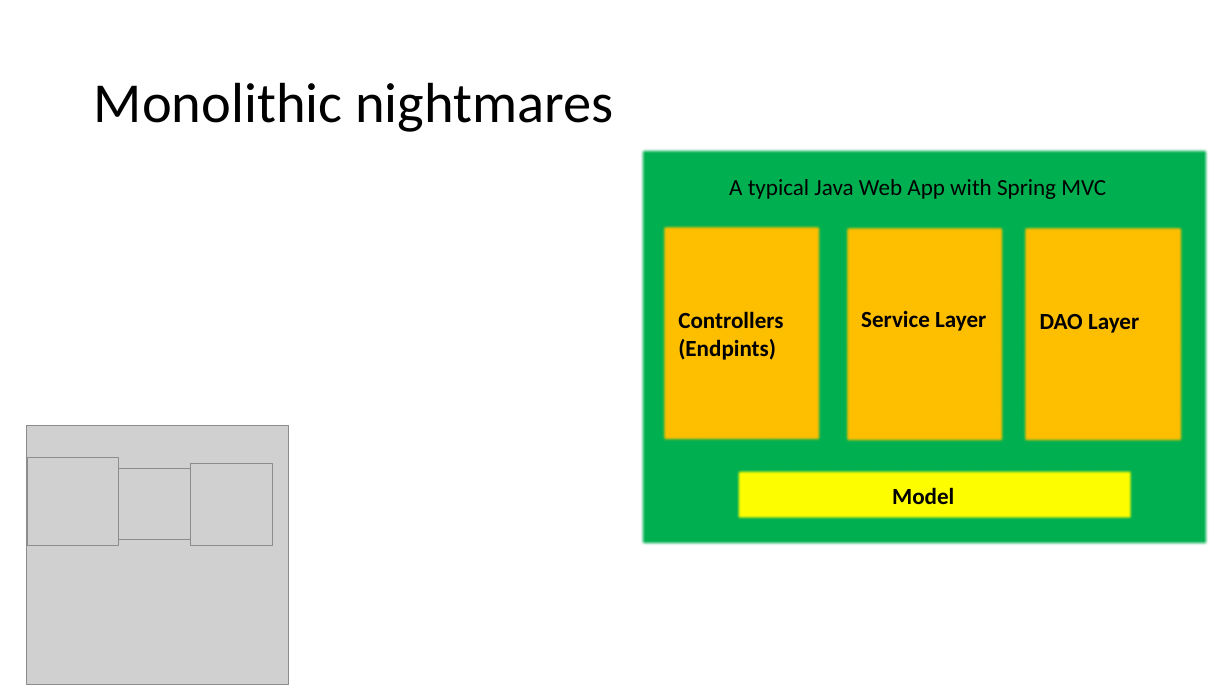
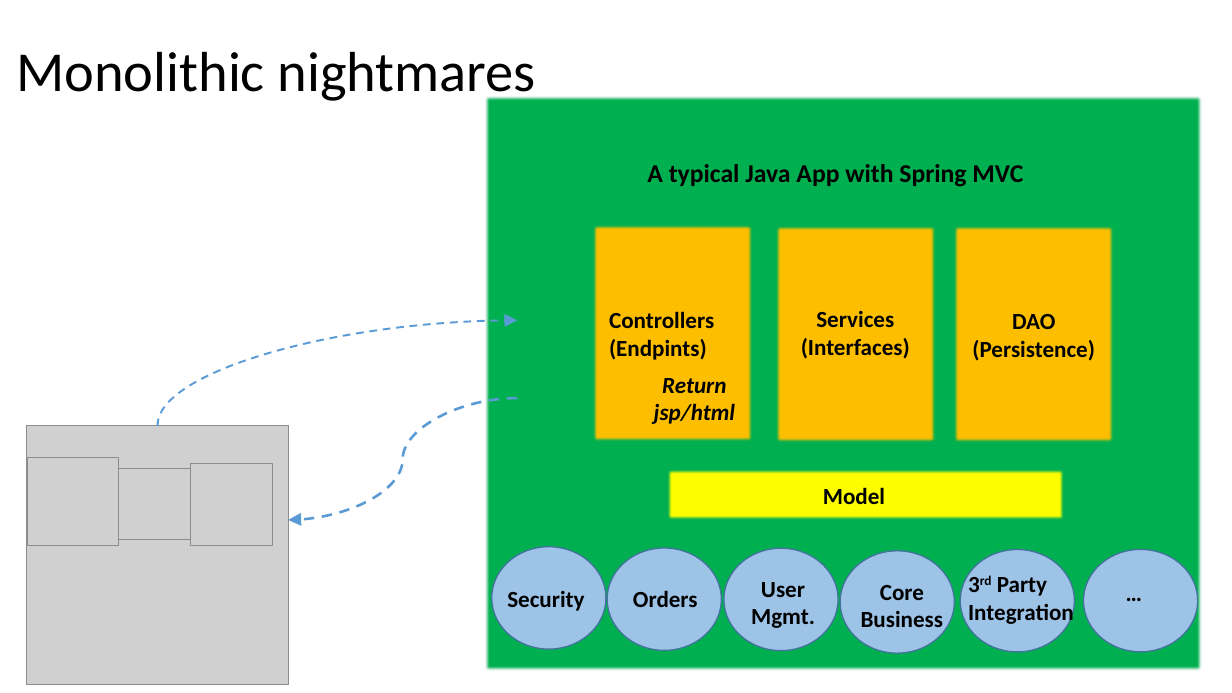
Before and after one commit to batchu/spring-boot-ujug, a slide deck: slide 12 of Spring Boot.pptx (slide 11 before the commit). Drawn at 1232x693 pixels with LibreOffice and Linux fonts; fonts in the diff are those of the drawing; grey boxes stand for pictures. Boxes give left, top, right and bottom in pixels: in the first picture for what was removed or moved away, otherwise in the second. Text is boxed around its words. In the diff, an @@ line names an element or a change of style, - is before the commit and + after.

```diff
--- a/Spring Boot.pptx
+++ b/Spring Boot.pptx
@@ title "Monolithic nightmares" rewrapped from (94, 82, 613, 132) to (16, 51, 536, 105) @@
@@ rectangle: place and size @@
-rectangle at (640, 148, 1208, 545)
+rectangle at (485, 96, 1202, 671)
@@ text at (647, 164, 1023, 187): text changed; size 18 to 20 pt; bold on @@
-A typical Java Web App with Spring MVC
+A typical Java App with Spring MVC
@@ curved arrow added from (157, 425) to (518, 321), #5B9BD5 1.5 pt dashed @@
@@ text at (801, 311, 910, 359): text changed @@
-Service Layer
+Services
+(Interfaces)
@@ text at (972, 314, 1095, 361): text changed @@
-DAO Layer
+DAO
+(Persistence)
@@ text added at (654, 378, 735, 424), 18 pt, text #000000, bold, italic @@
+Return jsp/html
@@ curved arrow added from (518, 398) to (288, 520), #5B9BD5 2 pt dashed @@
@@ 4 rectangles, 2 texts: place and size @@
-4 rectangles, 2 texts at (662, 224, 1184, 519)
+4 rectangles, 2 texts at (592, 224, 1115, 519)
@@ ellipse added at (492, 547, 606, 650), fill #9DC3E6, outline #43739E 1 pt @@
@@ ellipse added at (607, 548, 722, 651), fill #9DC3E6, outline #43739E 1 pt @@
@@ ellipse added at (724, 548, 838, 651), fill #9DC3E6, outline #43739E 1 pt @@
@@ ellipse added at (840, 551, 955, 653), fill #9DC3E6, outline #43739E 1 pt @@
@@ ellipse added at (960, 550, 1075, 653), fill #9DC3E6, outline #43739E 1 pt @@
@@ ellipse added at (1084, 550, 1199, 653), fill #9DC3E6, outline #43739E 1 pt @@
@@ text added at (507, 591, 584, 611), 18 pt, text #000000, bold @@
+Security
@@ text added at (633, 590, 698, 607), 18 pt, text #000000, bold @@
+Orders
@@ text added at (751, 582, 815, 628), 18 pt, text #000000, bold @@
+User
+Mgmt.
@@ text added at (861, 585, 944, 634), 18 pt, text #000000, bold @@
+Core Business
@@ text added at (968, 577, 1074, 626), 18 pt, text #000000, bold @@
+3rd Party Integration
@@ text added at (1116, 574, 1232, 611), 18 pt, text #000000, bold @@
+…
```
Also in this commit, not shown: 1 other slide changed, 1 slide added, 1 other file.
